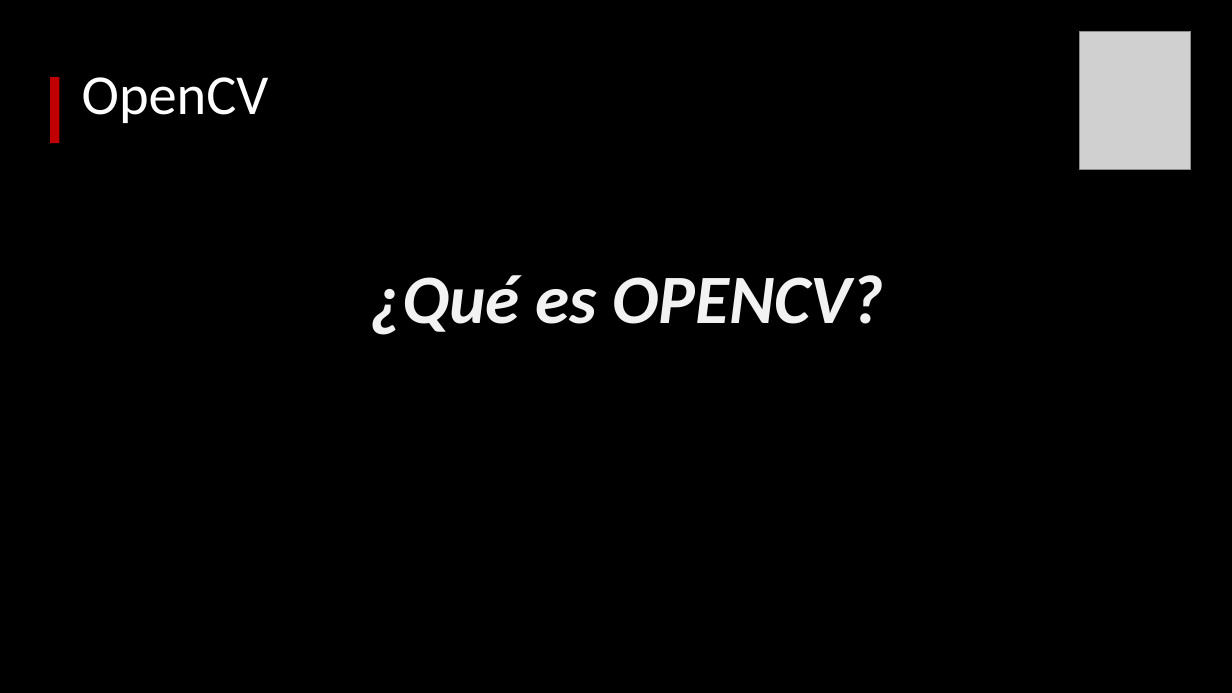
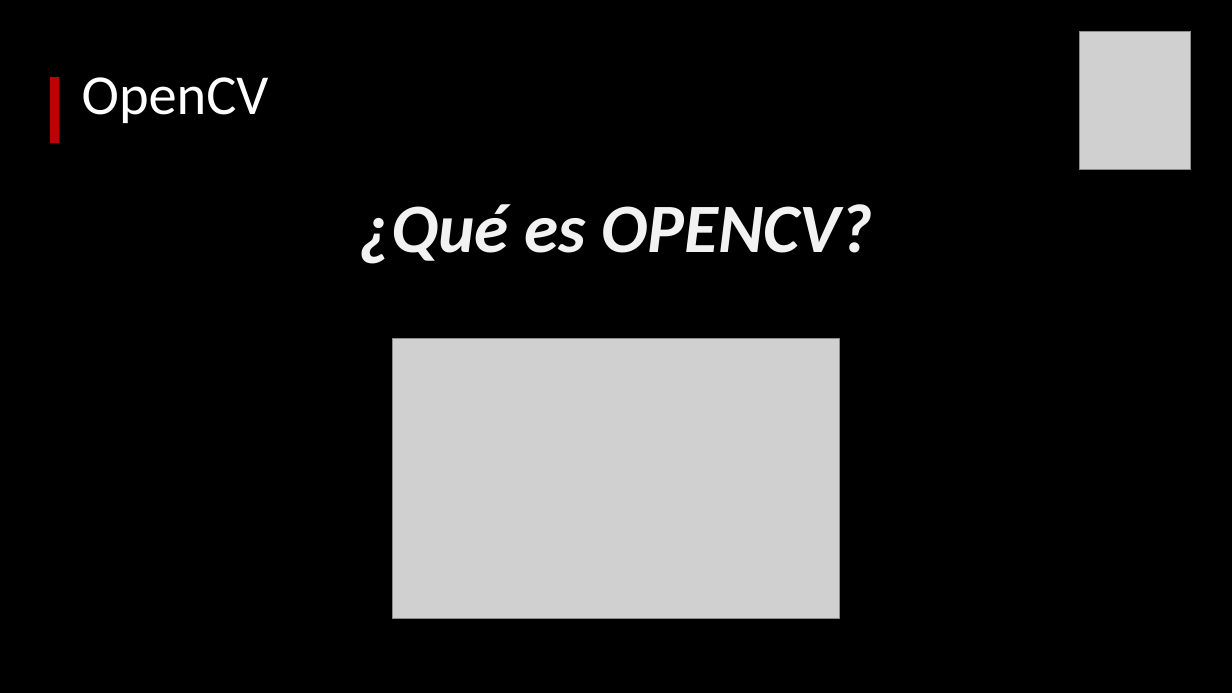
Before and after one commit to svalencia-romero/taller_opencv_thebridge_09_23, a slide deck: slide 3 of Presentacion_OpenCV.pptx. Drawn at 1232x693 pixels with LibreOffice and Linux fonts; fonts in the diff are those of the drawing; grey boxes stand for pictures. Boxes give left, top, right and bottom in pixels: in the first picture for what was removed or moved away, otherwise in the second. Text is boxed around its words. In the diff, an @@ line names an element or a change of style, - is before the commit and + after.

```diff
--- a/Presentacion_OpenCV.pptx
+++ b/Presentacion_OpenCV.pptx
@@ text "¿Qué es OPENCV?": place and size @@
-text "¿Qué es OPENCV?" at <box>370,275,883,335</box>
+text "¿Qué es OPENCV?" at <box>359,204,872,264</box>
@@ picture added at <box>392,339,840,619</box> @@
```
Also in this commit, not shown: 4 other slides changed, 2 other files.
